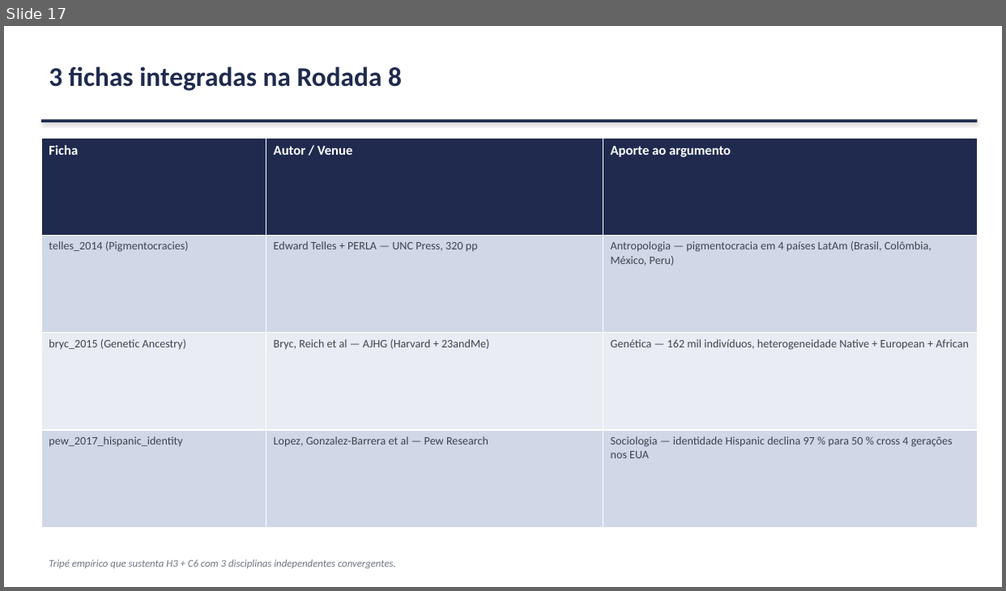
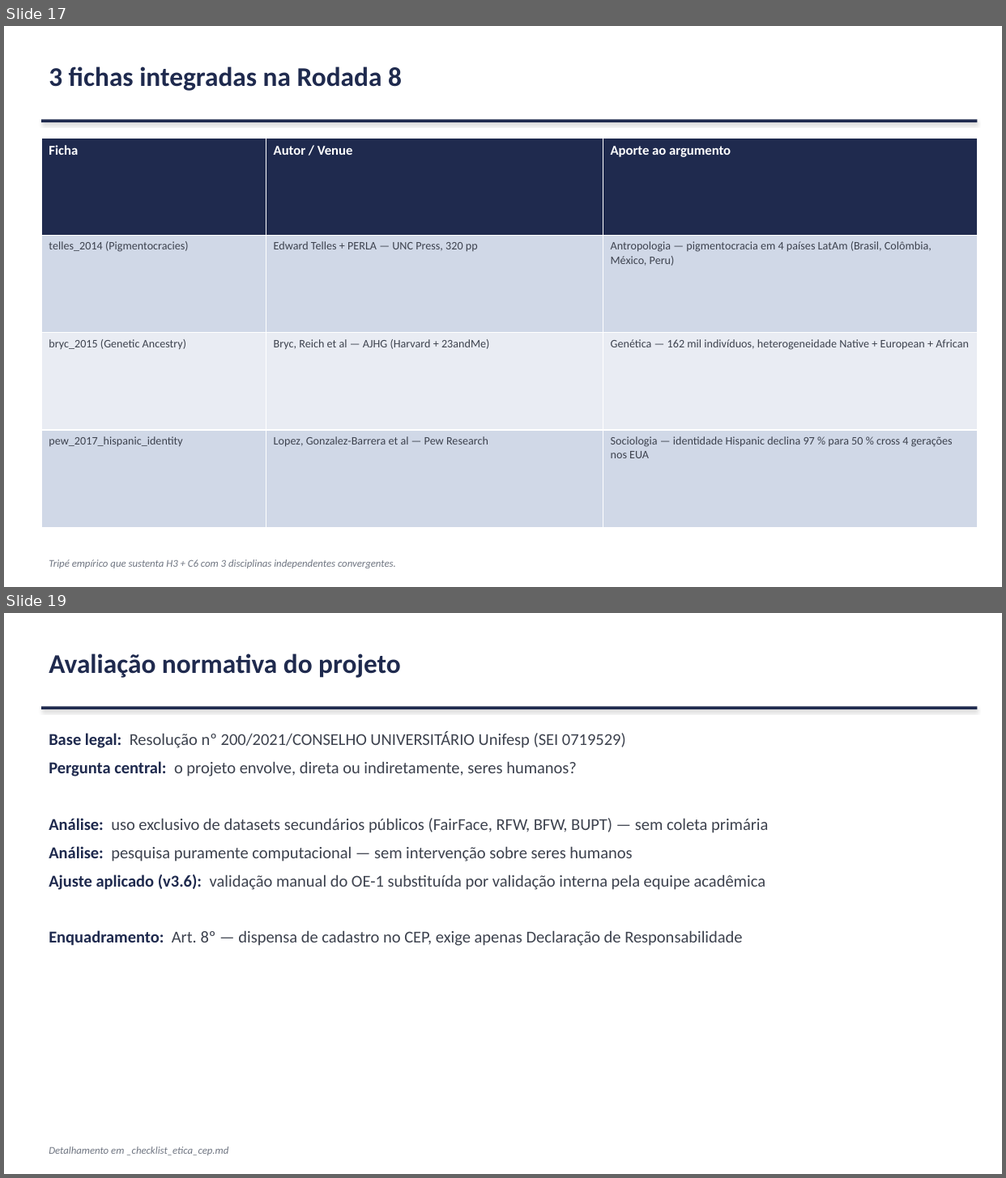
Before and after one commit to marcellozzetti/Facial-Recognition-Models-Mitigating-Bias, a slide deck: docs/ativo/material_reuniao_orientador_2026-06-28.pptx. Shown one above the other, each under a label of ours: slide 17 before the commit, slides 17 and 19 after it; the slides between them are not shown. The pictures are 1006x591 and 1006x1178 pixels, drawn with LibreOffice and Linux fonts; fonts in the diff are those of the drawing. Boxes give left, top, right and bottom in pixels: in the first picture for what was removed or moved away, otherwise in the second. Text is boxed around its words. In the diff, an @@ line names an element or a change of style, - is before the commit and + after.

```diff
--- a/docs/ativo/material_reuniao_orientador_2026-06-28.pptx
+++ b/docs/ativo/material_reuniao_orientador_2026-06-28.pptx
@@ slide 19 added at [4, 613, 1002, 1174], background #FFFFFF @@
@@ text added at [49, 653, 401, 678], 26 pt, text #1F2A4E, bold @@
+Avaliação normativa do projeto
@@ rectangle added at [41, 707, 978, 709], fill #1F2A4E @@
@@ text added at [49, 731, 768, 946], 16 pt, text #3D424E @@
+Base legal: Resolução nº 200/2021/CONSELHO UNIVERSITÁRIO Unifesp (SEI 0719529)
+Pergunta central: o projeto envolve, direta ou indiretamente, seres humanos?
+Análise: uso exclusivo de datasets secundários públicos (FairFace, RFW, BFW, BUPT) — sem coleta primária
+Análise: pesquisa puramente computacional — sem intervenção sobre seres humanos
+Ajuste aplicado (v3.6): validação manual do OE-1 substituída por validação interna pela equipe acadêmica
+Enquadramento: Art. 8º — dispensa de cadastro no CEP, exige apenas Declaração de Responsabilidade
@@ text added at [49, 1147, 228, 1156], 10 pt, text #707682, italic @@
+Detalhamento em _checklist_etica_cep.md
```
Also in this commit, not shown: 4 slides changed, 5 other slides added, 1 slide removed, 6 other files.
